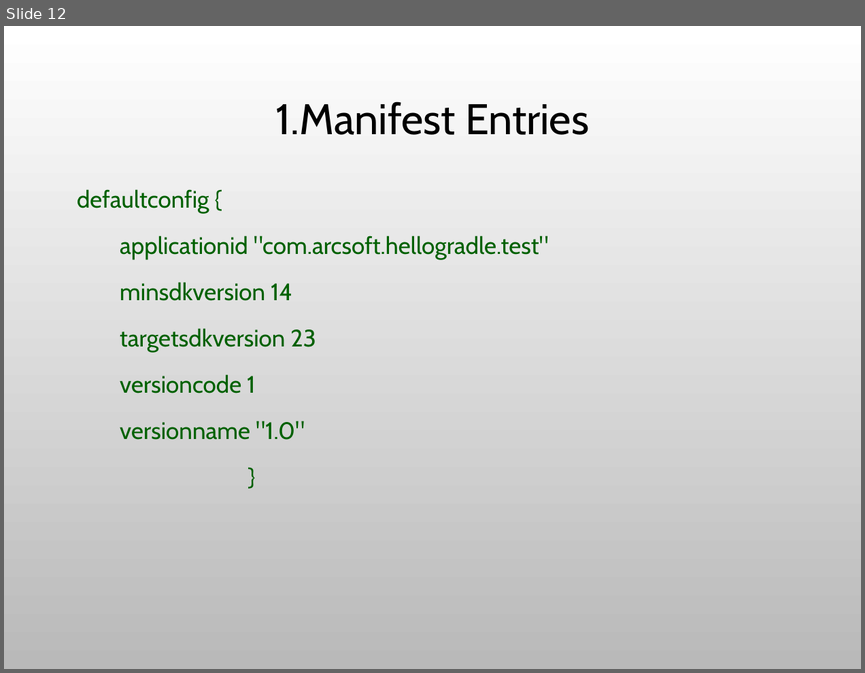
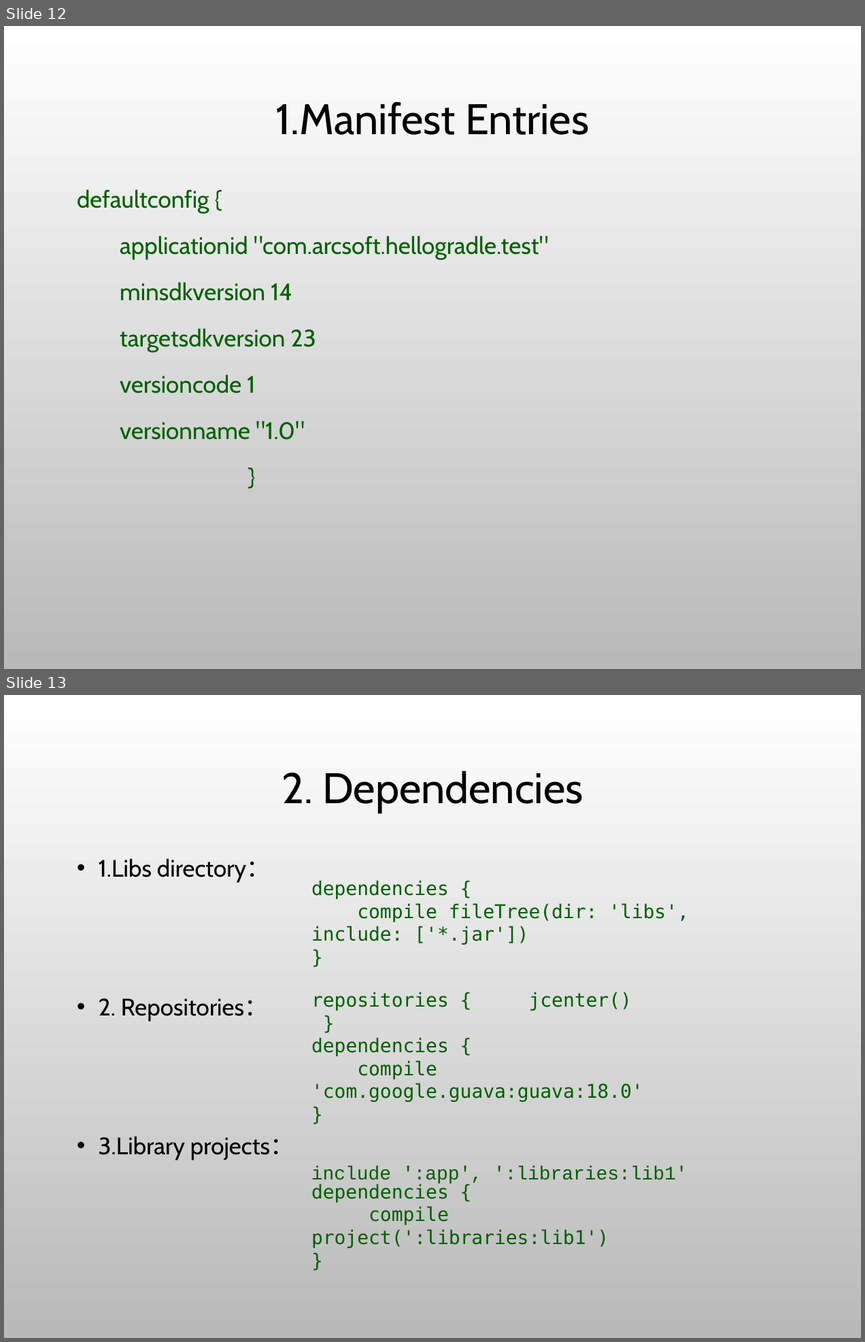
Before and after one commit to JohnDannl/HelloGradle, a slide deck: Gradle.pptx. Shown one above the other, each under a label of ours: slide 12 before the commit, slides 12 and 13 after it. The pictures are 865x673 and 865x1342 pixels, drawn with LibreOffice and Linux fonts; fonts in the diff are those of the drawing; background and template pictures are left out. Boxes give left, top, right and bottom in pixels: in the first picture for what was removed or moved away, otherwise in the second. Text is boxed around its words. In the diff, an @@ line names an element or a change of style, - is before the commit and + after.

Commit message:
add productFlavor,dependencies,BuildConfig config usage

```diff
--- a/Gradle.pptx
+++ b/Gradle.pptx
@@ slide 13 added at [4,695,861,1338], background picture (left out) @@
@@ title added at [282,770,583,813], 36 pt, text #000000 @@
+2. Dependencies
@@ text added at [99,858,294,1159], 20 pt, text #000000 @@
+• 1.Libs directory：
+• 2. Repositories：
+• 3.Library projects：
@@ text added at [311,880,689,945], 16 pt, text #006000 @@
+dependencies {
+compile fileTree(dir: 'libs', include: ['*.jar'])
+}
@@ text added at [311,991,643,1102], 16 pt, text #006000 @@
+repositories { jcenter() }
+dependencies {
+compile 'com.google.guava:guava:18.0'
+}
@@ text added at [311,1183,609,1248], 16 pt, text #006000 @@
+dependencies {
+compile project(':libraries:lib1')
+}
@@ text added at [311,1166,687,1185], 16 pt, text #006000 @@
+include ':app', ':libraries:lib1'
```
Also in this commit, not shown: 4 slides changed, 2 other slides added, 2 slides removed, 8 other files.
